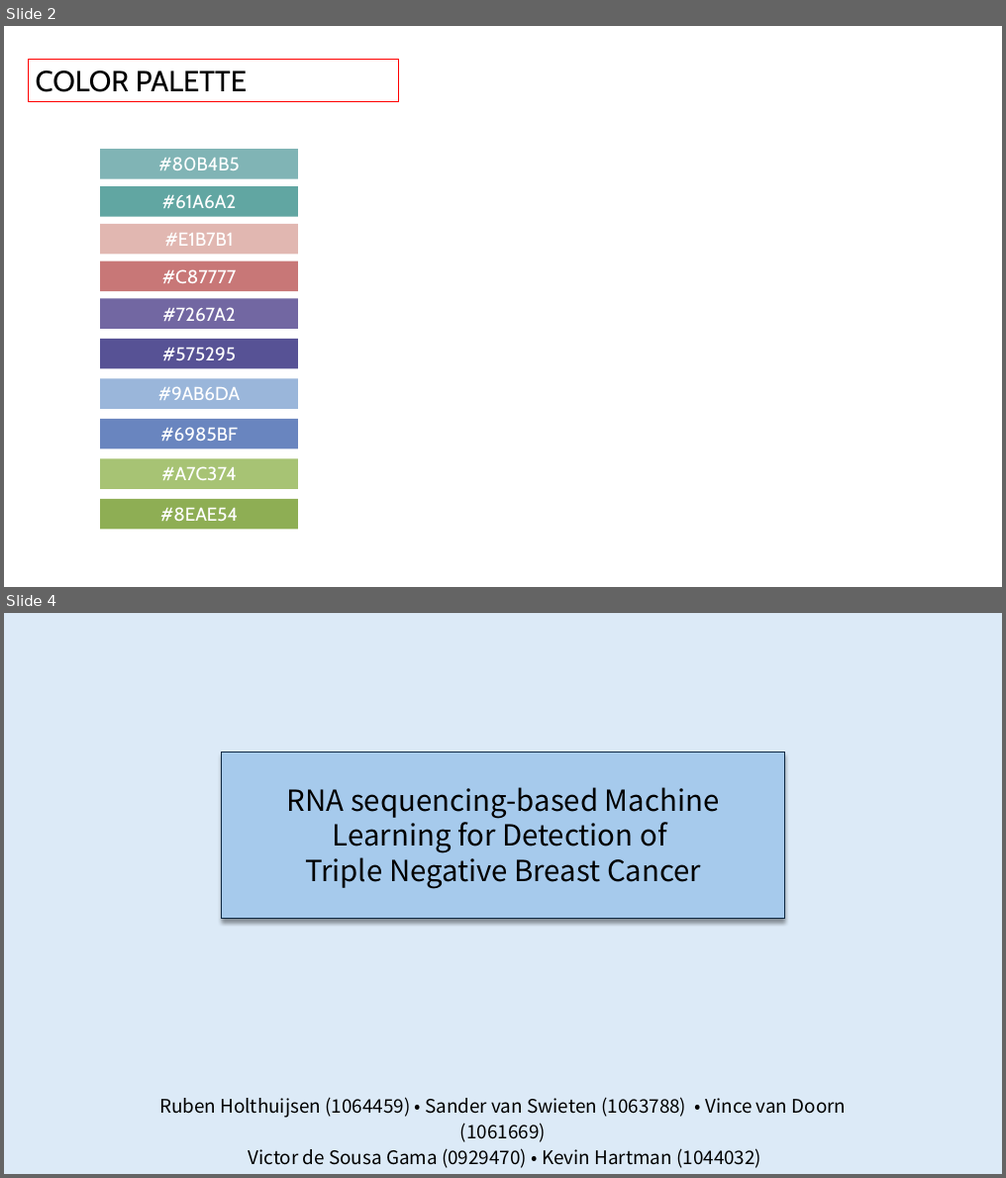
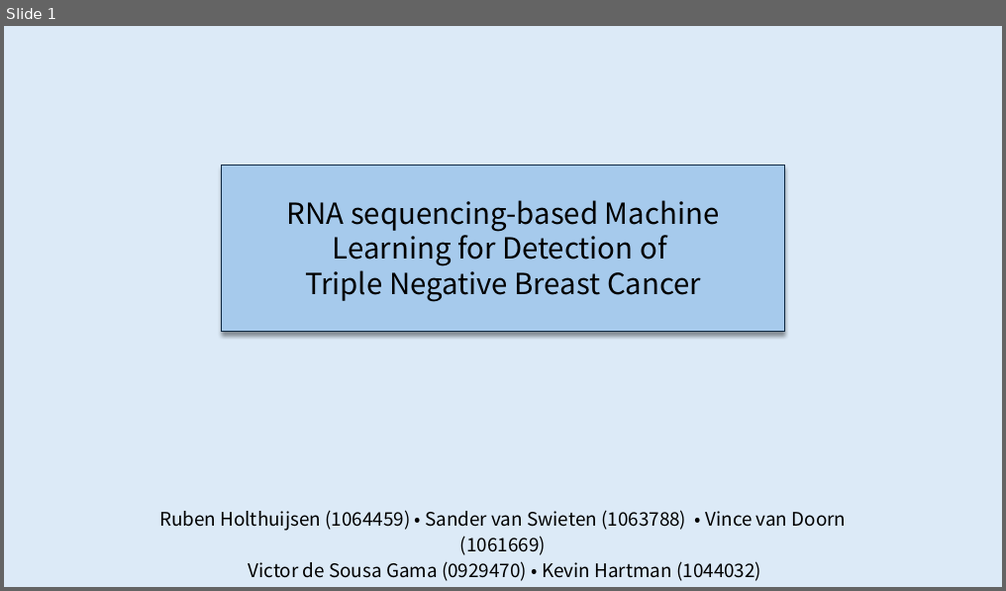
Before and after one commit to rhlt/tnbc, a slide deck: CapstoneProject_FinalPresentation.pptx. Shown one above the other, each under a label of ours: slides 2 and 4 before the commit, slide 1 after it; the slides between them are not shown. The pictures are 1006x1178 and 1006x591 pixels, drawn with LibreOffice and Linux fonts; fonts in the diff are those of the drawing. Boxes give left, top, right and bottom in pixels: in the first picture for what was removed or moved away, otherwise in the second. Text is boxed around its words. In the diff, an @@ line names an element or a change of style, - is before the commit and + after.

```diff
--- a/CapstoneProject_FinalPresentation.pptx
+++ b/CapstoneProject_FinalPresentation.pptx
@@ slide 2 removed at (4, 26, 1002, 587), background #FFFFFF @@
@@ rectangle removed at (28, 59, 399, 101) @@
-COLOR PALETTE
@@ rectangle removed at (101, 149, 298, 178) @@
-#80B4B5
@@ rectangle removed at (101, 186, 298, 216) @@
-#61A6A2
@@ rectangle removed at (101, 224, 298, 254) @@
-#E1B7B1
@@ rectangle removed at (101, 261, 298, 291) @@
-#C87777
@@ rectangle removed at (101, 298, 298, 329) @@
-#7267A2
@@ rectangle removed at (101, 339, 298, 369) @@
-#575295
@@ rectangle removed at (101, 378, 298, 408) @@
-#9AB6DA
@@ rectangle removed at (101, 419, 298, 449) @@
-#6985BF
@@ rectangle removed at (101, 459, 298, 488) @@
-#A7C374
@@ rectangle removed at (101, 499, 298, 529) @@
-#8EAE54
@@ what was slide 4 is now slide 1 @@
```
Also in this commit, not shown: 11 slides changed, 6 slides added, 7 other slides removed, 18 other files.
